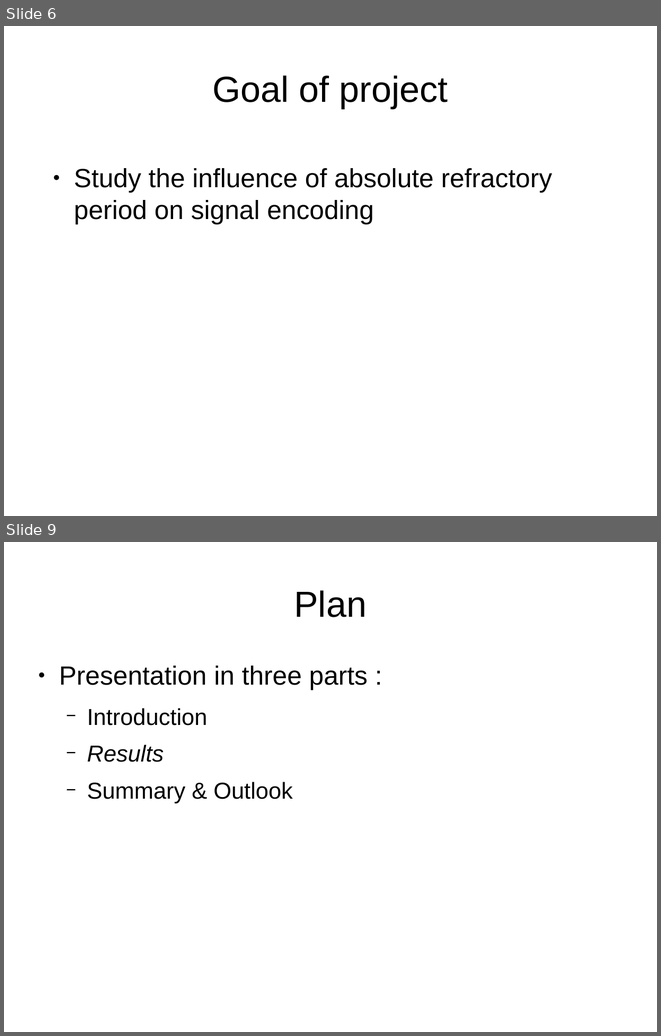
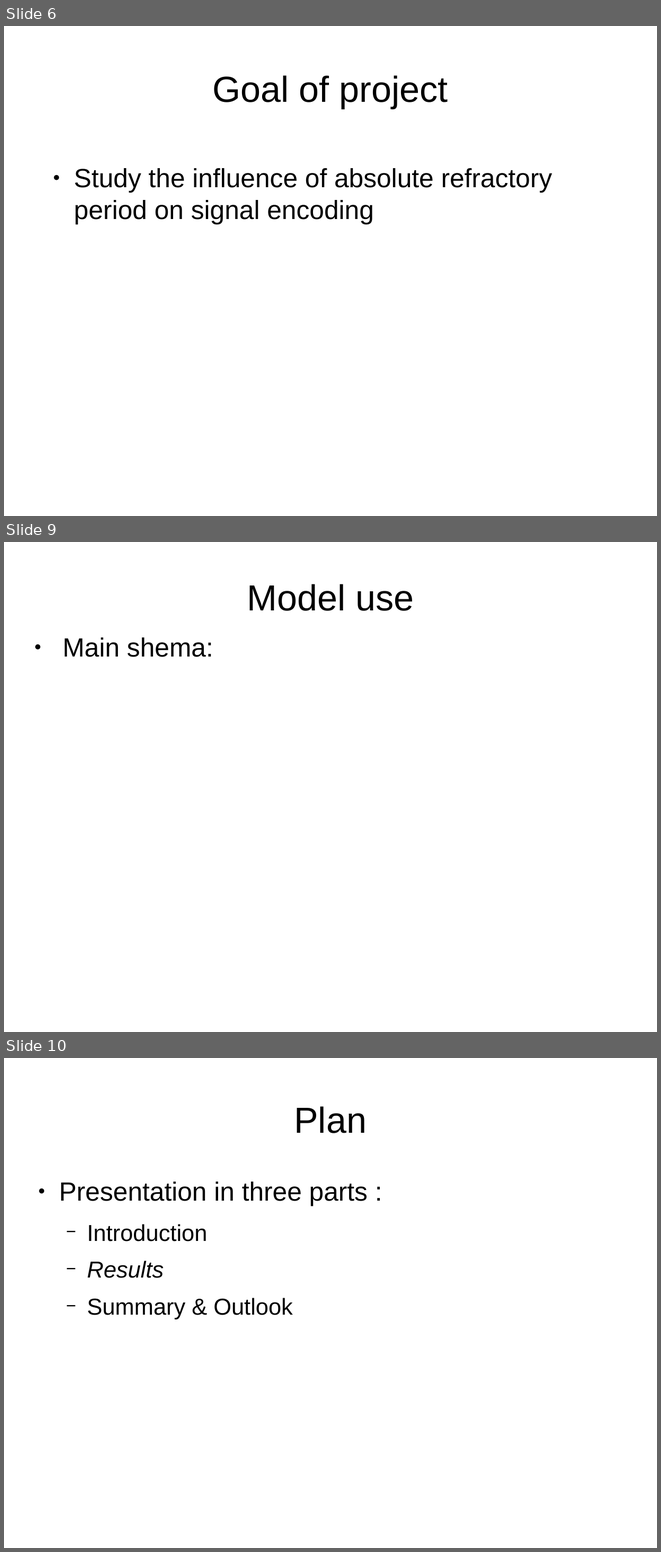
Before and after one commit to MaelleC/auditory-things, a slide deck: presentation/pres1.odp. Shown one above the other, each under a label of ours: slides 6 and 9 before the commit, slides 6, 9 and 10 after it; the slides between them are not shown. The pictures are 661x1036 and 661x1552 pixels, drawn with LibreOffice and Linux fonts; fonts in the diff are those of the drawing. Boxes give left, top, right and bottom in pixels: in the first picture for what was removed or moved away, otherwise in the second. Text is boxed around its words. In the diff, an @@ line names an element or a change of style, - is before the commit and + after.

```diff
--- a/presentation/pres1.odp
+++ b/presentation/pres1.odp
@@ slide 9 added at (4,542,657,1032), background #FFFFFF @@
@@ title added at (247,584,414,611), 44 pt, text #000000 @@
+Model use
@@ text added at (63,637,213,657), 32 pt, text #000000 @@
+● Main shema:
@@ what was slide 9 is now slide 10 @@
```
Also in this commit, not shown: 4 slides changed, 5 other files.
